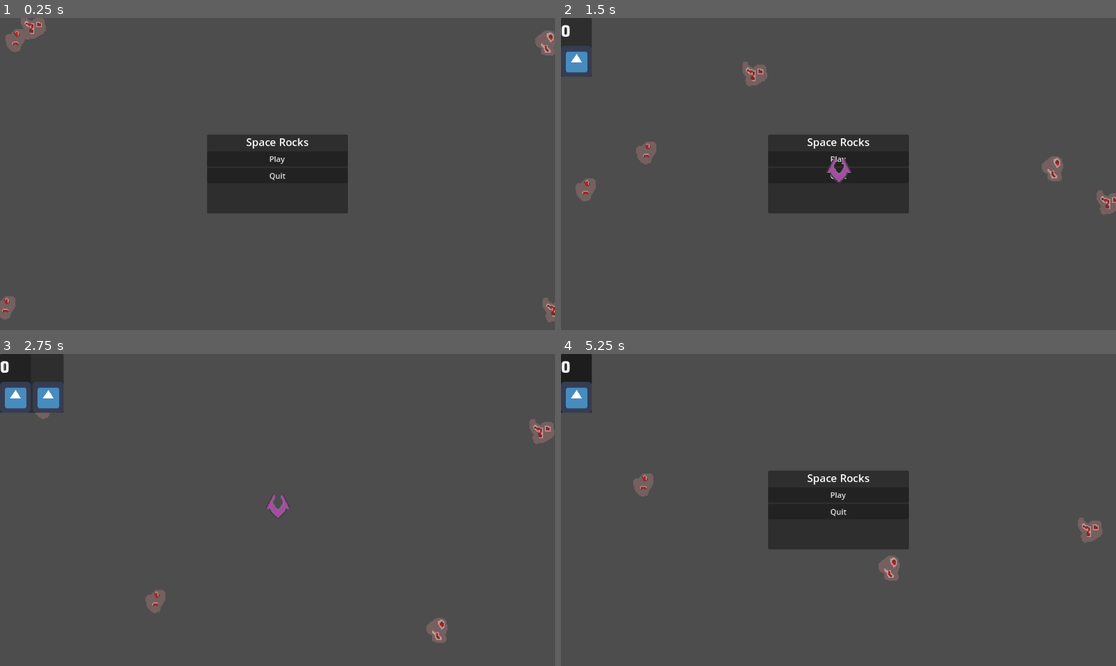
Above: before the commit, frames 1-4 (two rows, left to right).
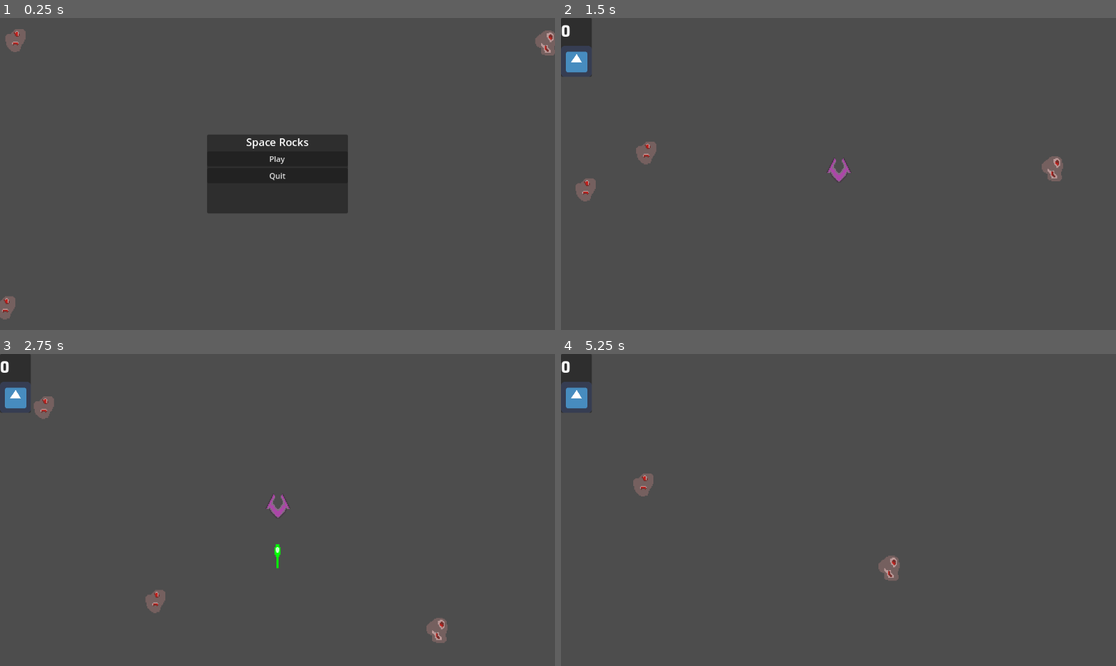
Above: after the commit, the same moments.

Repository: unblinky/space-rocks
Game: Godot game, scene res://Main/Main.tscn
The game is run twice, just before and just after one commit, with the same random seed, the same clock (stepped at 60 frames per second) and the same inputs. The engine's default icon, where the game draws it, is replaced by a stand-in: a white triangle on a blue panel in a dark square.
Inputs (mouse positions are in pixels of both pictures, inside the frame that each line leads up to):
- Up to frame 1 (0.25 s): no input
- Up to frame 2 (1.5 s): click "Play" at 0.5 s; move the mouse to (960, 158) at 1.27 s; tap Space (launch) at 1.35 s
- Up to frame 3 (2.75 s): click (277, 494) at 2 s, where only the run before the commit has a clickable "Play"
- Up to frame 4 (5.25 s): move the mouse to (727, 525) at 2.77 s; click (727, 525) at 2.85 s; tap Space (launch) at 3.05, 4.35 s; click (838, 494) at 3.5 s, where only the run before the commit has a clickable "Play"; move the mouse to (894, 441) at 4.27 s; move the mouse to (810, 572) at 5.02 s; right-click (810, 572) at 5.1 s

The runs differ from the first frame. In frame 1, 0.4% of the frame differs, in the area x 3-100%, y 0-98%; in frame 2, 6.6%, in the area x 32-100%, y 14-64%; in frame 3, 1.2%; in frame 4, 6.6%.

Commit message:
fixes for the call_diferred()

Diff:
--- a/Code/Main/Main.gd
+++ b/Code/Main/Main.gd
@@ -7,31 +7,38 @@
 @onready var timer: Timer = $Timer
 @onready var pause_menu: PauseMenu = $PauseMenu
 
-var rock_count = 5
+var rock_difficulty = 2
+var rocks: Array[Rock]
 
 func _ready() -> void:
 	timer.timeout.connect(SpawnUFO)
 	pause_menu.show()
-	SpawnRocks(rock_count)
+	NextLevel()
+	#SpawnRocks(rock_difficulty)
 
 func SpawnRocks(num: int):
 	for i in num:
 		var rock = ROCK.instantiate()
 		rock.main = self
-		add_child(rock)
+		add_child.call_deferred(rock)
+		rocks.append(rock)
 
 func SpawnUFO():
 	var ufo = UNIDENTIFIED_FLYING_OBJECT.instantiate()
 	ufo.position.y = randf_range(0, get_viewport().size.y)
 	add_child(ufo)
 
-func UpdateRockCount(delta_count: int):
-	rock_count += delta_count
-	if rock_count <= 0:
-		# FIXME: Flush error. queue_free?
-		SpawnRocks(3)
-		rock_count = 3
+func RemoveRock(rock: Rock):
+	rocks.erase(rock)
+	if rocks.is_empty():
+		NextLevel()
+
+func NextLevel():
+	rock_difficulty += 1
+	SpawnRocks(rock_difficulty)
 
 func GameOver():
-	pause_menu.show()
+	#pause_menu.show()
 	# TODO: Edit message.
+	print("Game Over")
+	pass
--- a/Code/Rock/Rock.gd
+++ b/Code/Rock/Rock.gd
@@ -29,5 +29,5 @@
 		Destroy()
 
 func Destroy():
-	main.UpdateRockCount(-1)
+	main.RemoveRock(self)
 	queue_free()
